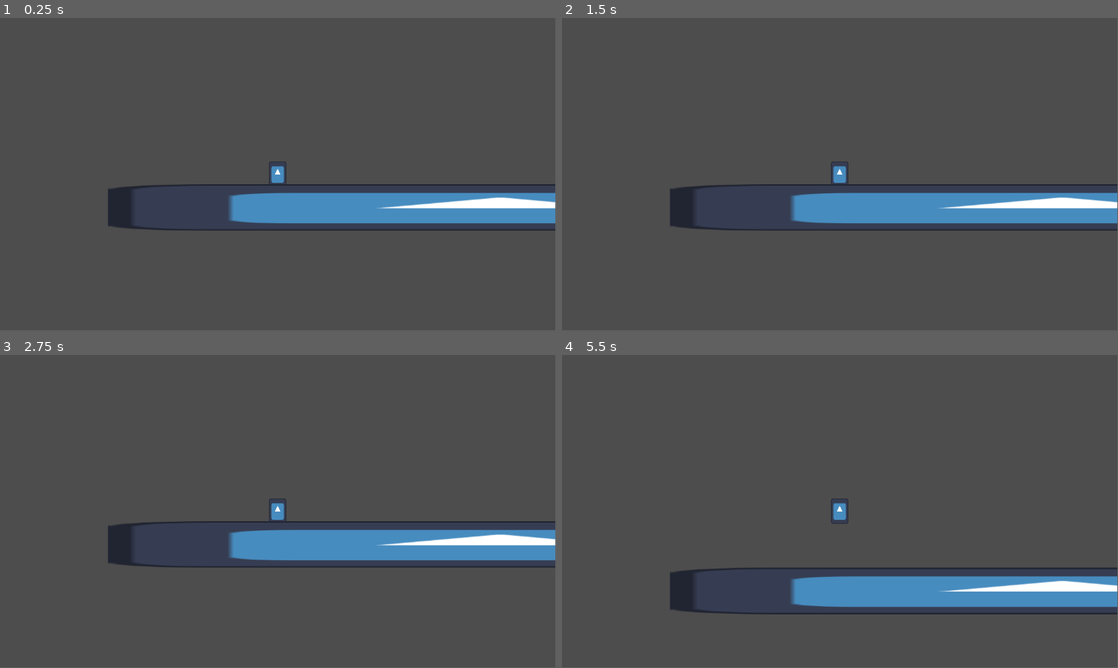
Above: before the commit, frames 1-4 (two rows, left to right).
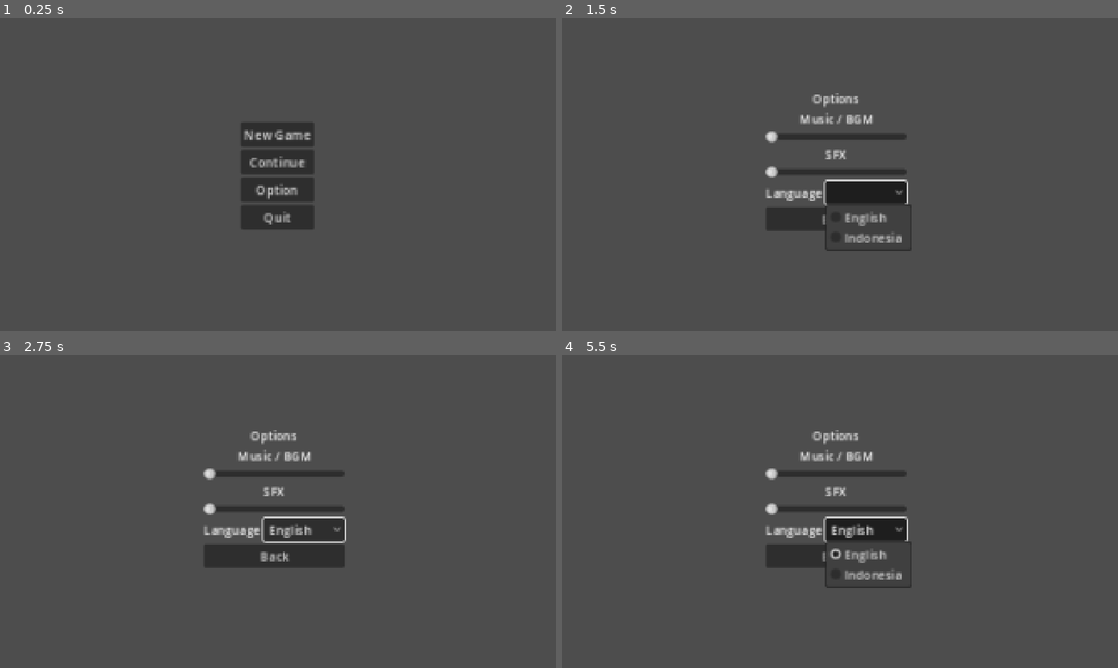
Above: after the commit, the same moments.

Repository: Tetsuyaa003/Codelamp
Game: Godot game, scene res://Scenes/ui/StartMenu.tscn
Same seed, same stepped clock (60 frames per second), same inputs: the game is played once before the commit and once after it. Before the commit the project starts from res://Scenes/first_level.tscn. The engine's default icon, where the game draws it, is replaced by a stand-in: a white triangle on a blue panel in a dark square.
Inputs (mouse positions are in pixels of both pictures, inside the frame that each line leads up to):
- Up to frame 1 (0.25 s): no input
- Up to frame 2 (1.5 s): click (840, 190) at 0.5 s, where only the run after the commit has a clickable "Option"; click (867, 193) at 1.27 s
- Up to frame 3 (2.75 s): click (272, 555) at 2 s, where only the run after the commit has a clickable "Back"
- Up to frame 4 (5.5 s): click (867, 530) at 2.75 s, where only the run after the commit has a clickable "English"; tap Enter (ui_accept) at 3.5, 3.6, 4.25, 4.55, 5, 5.1 s; hold Right (ui_right) 3.53-5.03 s; tap Space (jump) at 3.77, 3.8, 4.07, 4.35, 4.52, 4.82, 5.3 s; hold Left (ui_left) from 5.03 s (still down)
In our replay, the window is 799x449 before the commit and 800x450 after it. These sizes can differ from the game's own. Grey fills any space a smaller window leaves; there, only what the larger window draws over its background counts as a difference.

The runs differ from the first frame. In frame 1, 9.5% of the frame differs, in the area x 19-100%, y 33-68%; in frame 2, 10%; in frame 3, 9.9%; in frame 4, 11%, in the area x 19-100%, y 24-83%.
Error before the commit: Parse Error: Expected expression for variable initial value after "=". (res://Scripts/global.gd:3)

Commit message:
"Add in-game UI: StartMenu, OptionsMenu, rearrange struktur file"

Diff:
--- a/Kelompok_3/Scenes/enemy_config.tscn
+++ b/Kelompok_3/Scenes/components/enemy_config.tscn
@@ -1,9 +1,10 @@
 [gd_scene load_steps=6 format=3 uid="uid://cg3beyvdlxcip"]
 
-[ext_resource type="Script" uid="uid://b61bydim2vj32" path="res://Scenes/Enemy_Ground.gd" id="1_5naov"]
+[ext_resource type="Script" uid="uid://b61bydim2vj32" path="res://Scripts/enemies/Enemy_Ground.gd" id="1_5naov"]
 [ext_resource type="Texture2D" uid="uid://4q335xxs2p" path="res://icon.svg" id="1_vjpd1"]
-[ext_resource type="Script" uid="uid://xo6woic2g01d" path="res://Scenes/wall_ray_cast.gd" id="3_v8bqw"]
-[ext_resource type="Script" uid="uid://cc20q7m035xv2" path="res://Scenes/ground_ray_cast.gd" id="4_od0b1"]
+[ext_resource type="Script" uid="uid://xo6woic2g01d" path="res://Scripts/components/wall_ray_cast.gd" id="3_v8bqw"]
+[ext_resource type="Script" uid="uid://cc20q7m035xv2" path="res://Scripts/components/ground_ray_cast.gd" id="4_od0b1"]
+
 
 [sub_resource type="RectangleShape2D" id="RectangleShape2D_hll2y"]
 
--- a/Kelompok_3/Scenes/ground_ray_cast.gd
+++ /dev/null
@@ -1,5 +0,0 @@
-extends RayCast2D
-
-
-func _physics_process(_delta):
-	var space_state = get_world_2d().direct_space_state
--- a/Kelompok_3/Scenes/Enemy_Ground.gd
+++ b/Kelompok_3/Scenes/levels/Enemy_Ground.gd
@@ -5,7 +5,7 @@
 var direction = Vector2.RIGHT
 
 func patrol():
-
+	pass
 
 
 func _physics_process(delta: float) -> void:
@@ -13,15 +13,11 @@
 	if not is_on_floor():
 		velocity += get_gravity() * delta
 
-	# Handle jump.
-	if Input.is_action_just_pressed("ui_accept") and is_on_floor():
-		velocity.y = JUMP_VELOCITY
-
 	# Get the input direction and handle the movement/deceleration.
 	# As good practice, you should replace UI actions with custom gameplay actions.
-	var direction := Input.get_axis("ui_left", "ui_right")
-	if direction:
-		velocity.x = direction * SPEED
+	var input_direction := Input.get_axis("ui_left", "ui_right")
+	if input_direction:
+		velocity.x = input_direction * SPEED
 	else:
 		velocity.x = move_toward(velocity.x, 0, SPEED)
 
--- a/Kelompok_3/Scenes/first_level.tscn
+++ b/Kelompok_3/Scenes/levels/level1.tscn
@@ -1,9 +1,9 @@
 [gd_scene load_steps=7 format=3 uid="uid://c42gk7js87mxt"]
 
-[ext_resource type="Texture2D" uid="uid://4q335xxs2p" path="res://icon.svg" id="1_3qicx"]
-[ext_resource type="PackedScene" uid="uid://dml3nb8x774s7" path="res://Scenes/ui_manager.tscn" id="1_aqlmp"]
-[ext_resource type="PackedScene" uid="uid://bdqh1nc24a047" path="res://Scenes/player_controller.tscn" id="2_3qicx"]
-[ext_resource type="PackedScene" uid="uid://cg3beyvdlxcip" path="res://Scenes/enemy_config.tscn" id="3_kin1b"]
+[ext_resource type="PackedScene" uid="uid://bdqh1nc24a047" path="res://Scenes/components/player_controller.tscn" id="1_udnv3"]
+[ext_resource type="Texture2D" uid="uid://4q335xxs2p" path="res://icon.svg" id="2_52e1d"]
+[ext_resource type="PackedScene" uid="uid://cwscku5o00viy" path="res://Scenes/components/ui_manager.tscn" id="3_o4am0"]
+[ext_resource type="PackedScene" uid="uid://cg3beyvdlxcip" path="res://Scenes/components/enemy_config.tscn" id="4_oyuyp"]
 
 [sub_resource type="RectangleShape2D" id="RectangleShape2D_ccbq8"]
 size = Vector2(935.5, 55)
@@ -12,7 +12,7 @@
 
 [node name="First_Level" type="Node2D"]
 
-[node name="PlayerController" parent="." instance=ExtResource("2_3qicx")]
+[node name="PlayerController" parent="." instance=ExtResource("1_udnv3")]
 position = Vector2(324, 285)
 
 [node name="Ground" type="StaticBody2D" parent="."]
@@ -20,15 +20,15 @@
 [node name="Sprite2D" type="Sprite2D" parent="Ground"]
 position = Vector2(588, 337)
 scale = Vector2(7.265625, 0.42968747)
-texture = ExtResource("1_3qicx")
+texture = ExtResource("2_52e1d")
 
 [node name="CollisionShape2D" type="CollisionShape2D" parent="Ground"]
 position = Vector2(587, 339)
 shape = SubResource("RectangleShape2D_ccbq8")
 
-[node name="UI Manager" parent="." instance=ExtResource("1_aqlmp")]
+[node name="UI Manager" parent="." instance=ExtResource("3_o4am0")]
 
-[node name="EnemyConfig" parent="." instance=ExtResource("3_kin1b")]
+[node name="EnemyConfig" parent="." instance=ExtResource("4_oyuyp")]
 position = Vector2(777, 277)
 
 [node name="RigidBody2D" type="RigidBody2D" parent="EnemyConfig"]
--- /dev/null
+++ b/Kelompok_3/Scenes/managers/GameManager.gd
@@ -0,0 +1,65 @@
+extends Node
+
+var current_level := 1
+
+func start_new_game():
+    current_level = 1
+    load_level(current_level)
+
+func continue_game():
+    load_level(current_level)
+
+func load_level(level: int):
+    match level:
+        1:
+            get_tree().change_scene_to_file("res://Scenes/levels/level1.tscn")
+        2:
+            get_tree().change_scene_to_file("res://Scenes/levels/level2.tscn")
+        3:
+            get_tree().change_scene_to_file("res://Scenes/levels/level3.tscn")
+
+
+# =======VOLUME SETTINGS========
+var music_volume := 5
+var sfx_volume := 5
+var language := 0 # 0 = EN, 1 = ID
+
+func set_music_volume(value):
+    music_volume = value
+    AudioServer.set_bus_volume_db(
+        AudioServer.get_bus_index("Music"),
+        linear_to_db(value / 10.0)
+    )
+
+func set_sfx_volume(value):
+    sfx_volume = value
+    AudioServer.set_bus_volume_db(
+        AudioServer.get_bus_index("SFX"),
+        linear_to_db(value / 10.0)
+    )
+
+func set_language(index):
+    language = index
+    match index:
+        0:
+            TranslationServer.set_locale("en")
+        1:
+            TranslationServer.set_locale("id")
+
+
+# =======SAVE SETTINGS========
+func save_settings():
+    var file = FileAccess.open("user://settings.save", FileAccess.WRITE)
+    file.store_var({
+        "music": music_volume,
+        "sfx": sfx_volume,
+        "lang": language
+    })
+
+func load_settings():
+    if FileAccess.file_exists("user://settings.save"):
+        var file = FileAccess.open("user://settings.save", FileAccess.READ)
+        var data = file.get_var()
+        set_music_volume(data.music)
+        set_sfx_volume(data.sfx)
+        set_language(data.lang)
--- /dev/null
+++ b/Kelompok_3/Scenes/ui/OptionsMenu.tscn
@@ -0,0 +1,69 @@
+[gd_scene load_steps=2 format=3 uid="uid://d2ei2bx81l34m"]
+
+[ext_resource type="Script" uid="uid://b2vawy7ggrno8" path="res://Scripts/ui_scripts/options_menu.gd" id="1_axdnb"]
+
+[node name="OptionsMenu" type="Control"]
+layout_mode = 3
+anchors_preset = 0
+script = ExtResource("1_axdnb")
+
+[node name="VBoxContainer" type="VBoxContainer" parent="."]
+layout_mode = 0
+offset_left = 704.00006
+offset_top = 248.00003
+offset_right = 891.00006
+offset_bottom = 435.00003
+scale = Vector2(2.5999997, 2.5999997)
+
+[node name="Label" type="Label" parent="VBoxContainer"]
+layout_mode = 2
+text = "Options"
+horizontal_alignment = 1
+
+[node name="Music" type="VBoxContainer" parent="VBoxContainer"]
+layout_mode = 2
+
+[node name="Label" type="Label" parent="VBoxContainer/Music"]
+layout_mode = 2
+text = "Music / BGM"
+horizontal_alignment = 1
+
+[node name="HSlider" type="HSlider" parent="VBoxContainer/Music"]
+layout_mode = 2
+max_value = 10.0
+
+[node name="SFX" type="VBoxContainer" parent="VBoxContainer"]
+layout_mode = 2
+
+[node name="Label" type="Label" parent="VBoxContainer/SFX"]
+layout_mode = 2
+text = "SFX"
+horizontal_alignment = 1
+
+[node name="HSlider" type="HSlider" parent="VBoxContainer/SFX"]
+layout_mode = 2
+max_value = 10.0
+
+[node name="Language" type="HBoxContainer" parent="VBoxContainer"]
+layout_mode = 2
+
+[node name="Label" type="Label" parent="VBoxContainer/Language"]
+layout_mode = 2
+text = "Language"
+
+[node name="OptionButton" type="OptionButton" parent="VBoxContainer/Language"]
+layout_mode = 2
+item_count = 2
+popup/item_0/text = "English"
+popup/item_0/id = 0
+popup/item_1/text = "Indonesia"
+popup/item_1/id = 1
+
+[node name="Back" type="Button" parent="VBoxContainer"]
+layout_mode = 2
+text = "Back"
+
+[connection signal="value_changed" from="VBoxContainer/Music/HSlider" to="." method="_on_music_slider_value_changed"]
+[connection signal="value_changed" from="VBoxContainer/SFX/HSlider" to="." method="_on_sfx_slider_value_changed"]
+[connection signal="item_selected" from="VBoxContainer/Language/OptionButton" to="." method="_on_language_option_item_selected"]
+[connection signal="pressed" from="VBoxContainer/Back" to="." method="_on_back_pressed"]
--- /dev/null
+++ b/Kelompok_3/Scenes/ui/StartMenu.tscn
@@ -0,0 +1,37 @@
+[gd_scene load_steps=2 format=3 uid="uid://bfanka0gya2ry"]
+
+[ext_resource type="Script" uid="uid://bht8cimpevnps" path="res://Scripts/ui_scripts/start_menu.gd" id="1_qcq6k"]
+
+[node name="StartMenu" type="Control"]
+layout_mode = 3
+anchors_preset = 0
+script = ExtResource("1_qcq6k")
+
+[node name="VBoxContainer" type="VBoxContainer" parent="."]
+layout_mode = 0
+offset_left = 832.00006
+offset_top = 360.0
+offset_right = 925.00006
+offset_bottom = 496.0
+scale = Vector2(2.7200012, 2.7200012)
+
+[node name="NewGame" type="Button" parent="VBoxContainer"]
+layout_mode = 2
+text = "New Game"
+
+[node name="Continue" type="Button" parent="VBoxContainer"]
+layout_mode = 2
+text = "Continue"
+
+[node name="Option" type="Button" parent="VBoxContainer"]
+layout_mode = 2
+text = "Option"
+
+[node name="Quit" type="Button" parent="VBoxContainer"]
+layout_mode = 2
+text = "Quit"
+
+[connection signal="pressed" from="VBoxContainer/NewGame" to="." method="_on_new_game_pressed"]
+[connection signal="pressed" from="VBoxContainer/Continue" to="." method="_on_continue_pressed"]
+[connection signal="pressed" from="VBoxContainer/Option" to="." method="_on_option_pressed"]
+[connection signal="pressed" from="VBoxContainer/Quit" to="." method="_on_quit_pressed"]
--- a/Kelompok_3/Scenes/wall_ray_cast.gd
+++ /dev/null
@@ -1,4 +0,0 @@
-extends RayCast2D
-
-func _physics_process(delta):
-	var space_state = get_world_2d().direct_space_state
--- /dev/null
+++ b/Kelompok_3/Scripts/components/ground_ray_cast.gd
@@ -0,0 +1,5 @@
+extends RayCast2D
+
+
+func _physics_process(_delta):
+	var _space_state = get_world_2d().direct_space_state
--- /dev/null
+++ b/Kelompok_3/Scripts/components/wall_ray_cast.gd
@@ -0,0 +1,4 @@
+extends RayCast2D
+
+func _physics_process(_delta):
+	var _space_state = get_world_2d().direct_space_state
--- /dev/null
+++ b/Kelompok_3/Scripts/enemies/Enemy_Ground.gd
@@ -0,0 +1,24 @@
+extends CharacterBody2D
+
+
+const SPEED = 300.0
+var direction = Vector2.RIGHT
+
+func patrol():
+	pass
+
+
+func _physics_process(delta: float) -> void:
+	# Add the gravity.
+	if not is_on_floor():
+		velocity += get_gravity() * delta
+
+	# Get the input direction and handle the movement/deceleration.
+	# As good practice, you should replace UI actions with custom gameplay actions.
+	var input_direction := Input.get_axis("ui_left", "ui_right")
+	if input_direction:
+		velocity.x = input_direction * SPEED
+	else:
+		velocity.x = move_toward(velocity.x, 0, SPEED)
+
+	move_and_slide()
--- a/Kelompok_3/Scripts/global.gd
+++ b/Kelompok_3/Scripts/global.gd
@@ -1,7 +1,4 @@
 extends Node
-
-@onready var ray_wall =
-@onready var ray_ground:
 
 var player_health : int = 5
 var key_has_collected: bool = false
--- a/Kelompok_3/AudioManager.gd
+++ b/Kelompok_3/Scripts/managers/AudioManager.gd
@@ -7,5 +7,5 @@
 
 
 # Called every frame. 'delta' is the elapsed time since the previous frame.
-func _process(delta: float) -> void:
+func _process(_delta: float) -> void:
 	pass
--- /dev/null
+++ b/Kelompok_3/Scripts/ui_scripts/options_menu.gd
@@ -0,0 +1,27 @@
+extends Control
+
+@onready var music_slider = $"VBoxContainer/Music/HSlider"
+@onready var sfx_slider = $"VBoxContainer/SFX/HSlider"
+@onready var language_option = $"VBoxContainer/Language/OptionButton"
+
+func _ready():
+    pass
+    # Uncomment when GameManager has these properties:
+    # music_slider.value = GameManager.music_volume
+    # sfx_slider.value = GameManager.sfx_volume
+    # language_option.select(GameManager.language)
+
+func _on_music_slider_value_changed(_value):
+    pass
+    # GameManager.set_music_volume(value)
+
+func _on_sfx_slider_value_changed(_value):
+    pass
+    # GameManager.set_sfx_volume(value)
+
+func _on_language_option_item_selected(_index):
+    pass
+    # GameManager.set_language(index)
+
+func _on_back_pressed():
+    get_tree().change_scene_to_file("res://Scenes/ui/StartMenu.tscn")
--- /dev/null
+++ b/Kelompok_3/Scripts/ui_scripts/start_menu.gd
@@ -0,0 +1,13 @@
+extends Control
+
+func _on_new_game_pressed():
+    GameManager.start_new_game()
+
+func _on_continue_pressed():
+    GameManager.continue_game()
+
+func _on_option_pressed():
+    get_tree().change_scene_to_file("res://Scenes/ui/OptionsMenu.tscn")
+
+func _on_quit_pressed():
+    get_tree().quit()
--- a/Kelompok_3/project.godot
+++ b/Kelompok_3/project.godot
@@ -11,13 +11,21 @@
 [application]
 
 config/name="I'll Handle This"
-run/main_scene="uid://c42gk7js87mxt"
+run/main_scene="uid://bfanka0gya2ry"
 config/features=PackedStringArray("4.5", "Forward Plus")
 config/icon="res://icon.svg"
 
 [autoload]
 
 Global="*res://Scripts/global.gd"
+GameManager="*res://Scenes/managers/GameManager.gd"
+
+[display]
+
+window/size/viewport_width=1920
+window/size/viewport_height=1080
+window/size/resizable=false
+window/stretch/mode="canvas_items"
 
 [input]
 
Renamed: Kelompok_3/Scenes/gameplay.tscn -> Kelompok_3/Scenes/components/gameplay.tscn
Renamed: Kelompok_3/Scenes/key.tscn -> Kelompok_3/Scenes/components/key.tscn
Renamed: Kelompok_3/Scenes/player_controller.tscn -> Kelompok_3/Scenes/components/player_controller.tscn
Not shown: 1 places in Kelompok_3/Scenes/components/ui_manager.tscn that only renumber resources
Not shown, added: Kelompok_3/Scenes/levels/Enemy_Ground.gd.uid
Renamed: Kelompok_3/Scenes/second_level.tscn -> Kelompok_3/Scenes/levels/level2.tscn
Renamed: Kelompok_3/Scenes/third_level.tscn -> Kelompok_3/Scenes/levels/level3.tscn
Not shown, added: Kelompok_3/Scenes/managers/GameManager.gd.uid
Renamed: Kelompok_3/Door.gd -> Kelompok_3/Scripts/components/Door.gd
Renamed: Kelompok_3/Door.gd.uid -> Kelompok_3/Scripts/components/Door.gd.uid
Renamed: Kelompok_3/Scenes/ground_ray_cast.gd.uid -> Kelompok_3/Scripts/components/ground_ray_cast.gd.uid
Renamed: Kelompok_3/Scenes/wall_ray_cast.gd.uid -> Kelompok_3/Scripts/components/wall_ray_cast.gd.uid
(and 5 more such lines)
